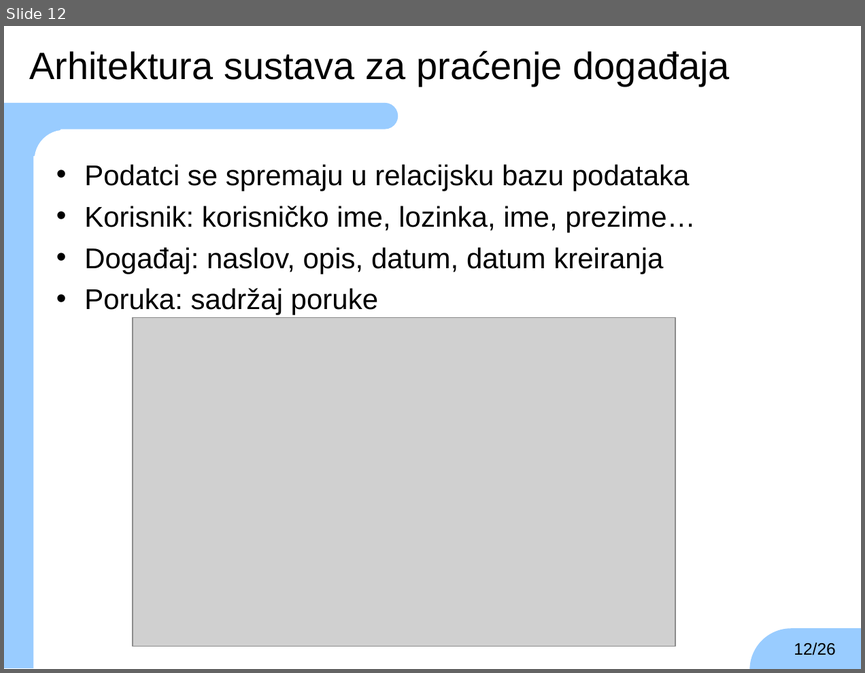
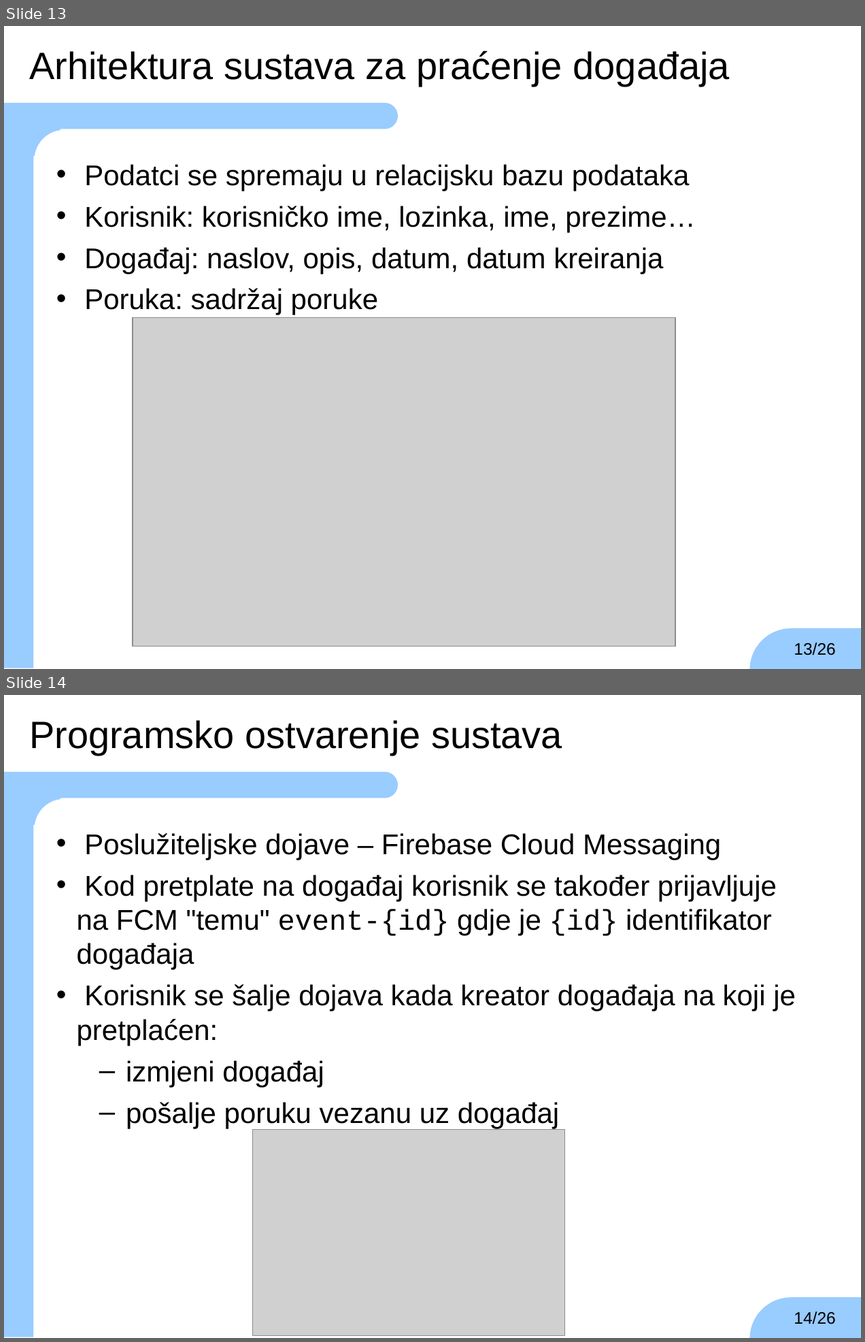
Before and after one commit to TheKarlo95/ZavrsniRad, a slide deck: zavrsni.ppt. Shown one above the other, each under a label of ours: slide 12 before the commit, slides 13 and 14 after it. The pictures are 865x673 and 865x1342 pixels, drawn with LibreOffice and Linux fonts; fonts in the diff are those of the drawing; grey boxes stand for pictures; background and template pictures are left out. Boxes give left, top, right and bottom in pixels: in the first picture for what was removed or moved away, otherwise in the second. Text is boxed around its words. In the diff, an @@ line names an element or a change of style, - is before the commit and + after.

```diff
--- a/zavrsni.ppt
+++ b/zavrsni.ppt
@@ slide 14 added at (x1=4, y1=695, x2=861, y2=1338), background #FFFFFF; not listed: 6 template elements that a slide beside it also shows @@
@@ text added at (x1=29, y1=720, x2=562, y2=755), 32 pt, text #000000 @@
+Programsko ostvarenje sustava
@@ text added at (x1=77, y1=833, x2=796, y2=1128), 24 pt, text #000000 @@
+• Poslužiteljske dojave – Firebase Cloud Messaging
+• Kod pretplate na događaj korisnik se također prijavljuje na FCM "temu" event-{id} gdje je {id} identifikator događaja
+• Korisnik se šalje dojava kada kreator događaja na koji je pretplaćen:
+  – izmjeni događaj
+  – pošalje poruku vezanu uz događaj
@@ picture added at (x1=252, y1=1130, x2=564, y2=1336) @@
@@ page number added at (x1=793, y1=1311, x2=835, y2=1324), 14 pt, text #000000 @@
+14/26
@@ what was slide 12 is now slide 13 @@
@@ page number at (x1=793, y1=642, x2=835, y2=655): text changed @@
-12/26
+13/26
```
Also in this commit, not shown: 2 slides changed, 2 other slides added, 1 other file.
